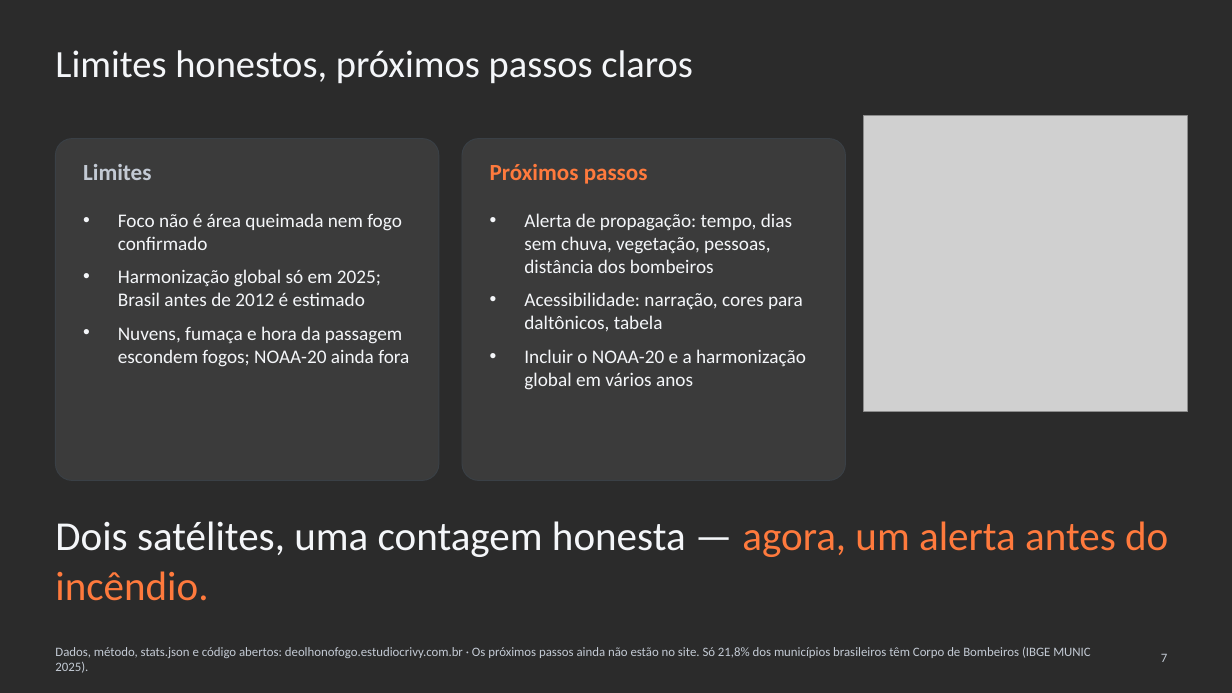
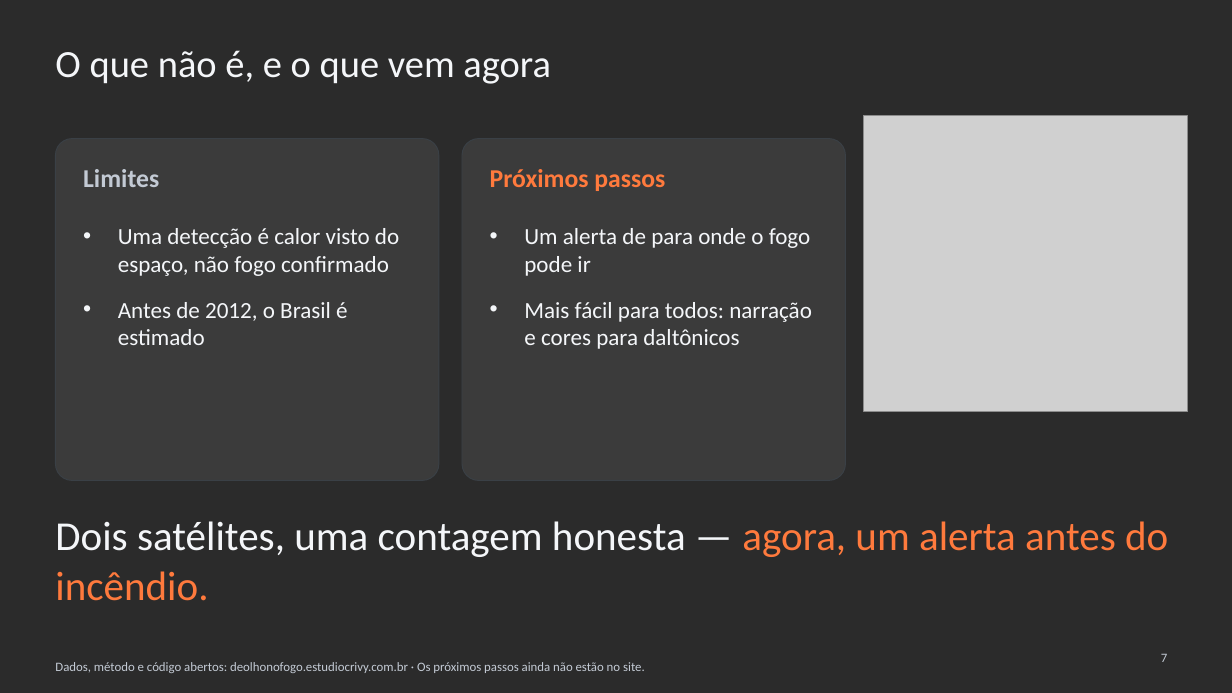
Before and after one commit to WednyFernandes/de-olho-no-fogo, a slide deck: slide 7 of public/apresentacao/de-olho-no-fogo-space-apps-2026-pt.pptx. Drawn at 1232x693 pixels with LibreOffice and Linux fonts; fonts in the diff are those of the drawing; grey boxes stand for pictures; background and template pictures are left out; a plain dark background stands for a picture behind light text. Boxes give left, top, right and bottom in pixels: in the first picture for what was removed or moved away, otherwise in the second. Text is boxed around its words. In the diff, an @@ line names an element or a change of style, - is before the commit and + after.

```diff
--- a/public/apresentacao/de-olho-no-fogo-space-apps-2026-pt.pptx
+++ b/public/apresentacao/de-olho-no-fogo-space-apps-2026-pt.pptx
@@ title at bbox=[55, 50, 551, 84]: text changed @@
-Limites honestos, próximos passos claros
+O que não é, e o que vem agora
@@ text "Limites" at bbox=[83, 169, 159, 187]: size 18 to 20 pt @@
@@ text "Próximos passos" at bbox=[490, 169, 665, 191]: size 18 to 20 pt @@
@@ text at bbox=[118, 228, 399, 345]: text changed; size 15 to 18 pt @@
-• Foco não é área queimada nem fogo confirmado
-• Harmonização global só em 2025; Brasil antes de 2012 é estimado
-• Nuvens, fumaça e hora da passagem escondem fogos; NOAA-20 ainda fora
+• Uma detecção é calor visto do espaço, não fogo confirmado
+• Antes de 2012, o Brasil é estimado
@@ text at bbox=[524, 228, 812, 349]: text changed; size 15 to 18 pt @@
-• Alerta de propagação: tempo, dias sem chuva, vegetação, pessoas, distância dos bombeiros
-• Acessibilidade: narração, cores para daltônicos, tabela
-• Incluir o NOAA-20 e a harmonização global em vários anos
+• Um alerta de para onde o fogo pode ir
+• Mais fácil para todos: narração e cores para daltônicos
@@ text at bbox=[55, 662, 645, 673]: text changed @@
-Dados, método, stats.json e código abertos: deolhonofogo.estudiocrivy.com.br · Os próximos passos ainda não estão no site. Só 21,8% dos municípios brasileiros têm Corpo de Bombeiros (IBGE MUNIC 2025).
+Dados, método e código abertos: deolhonofogo.estudiocrivy.com.br · Os próximos passos ainda não estão no site.
```
Also in this commit, not shown: 5 other slides changed, 1 slide added, 1 slide removed, 6 other files.
